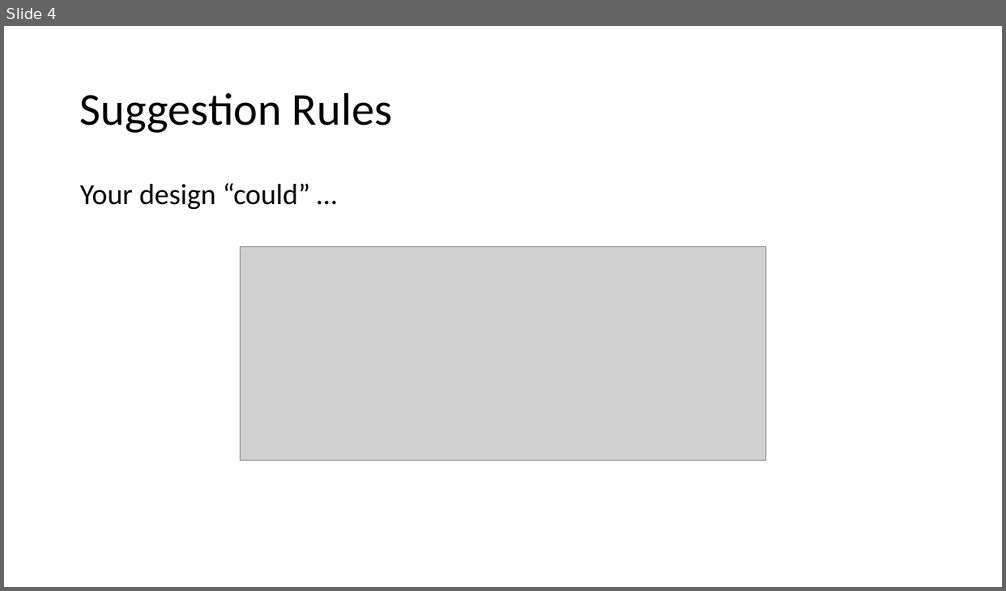
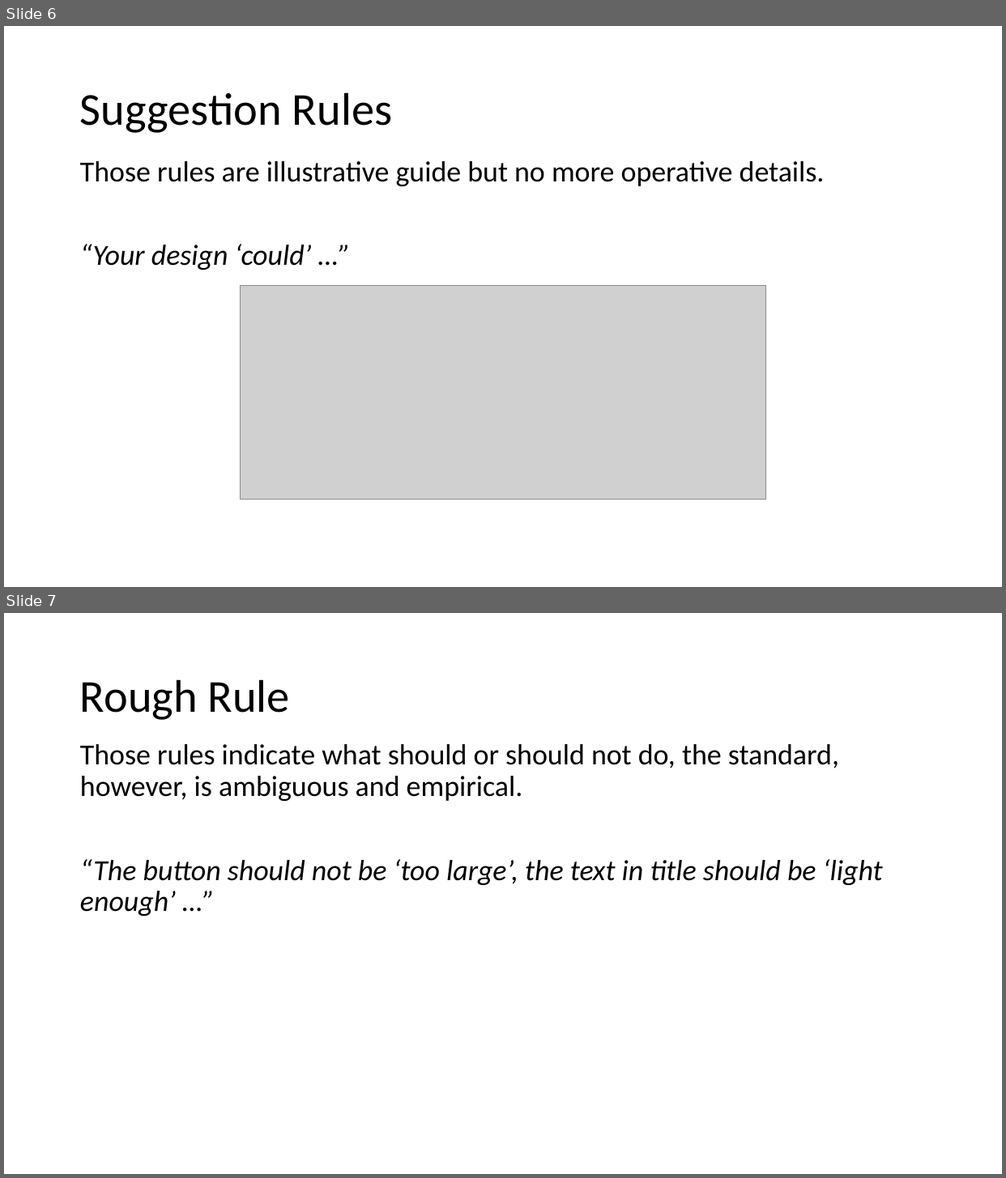
Before and after one commit to MulongXie/AppRuleCheck-Android, a slide deck: doc/week2.pptx. Shown one above the other, each under a label of ours: slide 4 before the commit, slides 6 and 7 after it. The pictures are 1006x591 and 1006x1178 pixels, drawn with LibreOffice and Linux fonts; fonts in the diff are those of the drawing; grey boxes stand for pictures. Boxes give left, top, right and bottom in pixels: in the first picture for what was removed or moved away, otherwise in the second. Text is boxed around its words. In the diff, an @@ line names an element or a change of style, - is before the commit and + after.

```diff
--- a/doc/week2.pptx
+++ b/doc/week2.pptx
@@ slide 7 added at [4, 613, 1002, 1174], background #FFFFFF @@
@@ title added at [80, 679, 290, 720], 44 pt, text #000000 @@
+Rough Rule
@@ text added at [80, 744, 883, 916], 28 pt, text #000000 @@
+Those rules indicate what should or should not do, the standard, however, is ambiguous and empirical.
+“The button should not be ‘too large’, the text in title should be ‘light enough’ …”
@@ what was slide 4 is now slide 6 @@
@@ slide 6 changed as well @@
@@ text at [80, 161, 825, 270]: text changed @@
-Your design “could” …
+Those rules are illustrative guide but no more operative details.
+“Your design ‘could’ …”
@@ picture: place and size @@
-picture at [240, 247, 766, 460]
+picture at [240, 286, 766, 499]
```
Also in this commit, not shown: 3 other slides changed, 2 other slides added, 2 other files.
